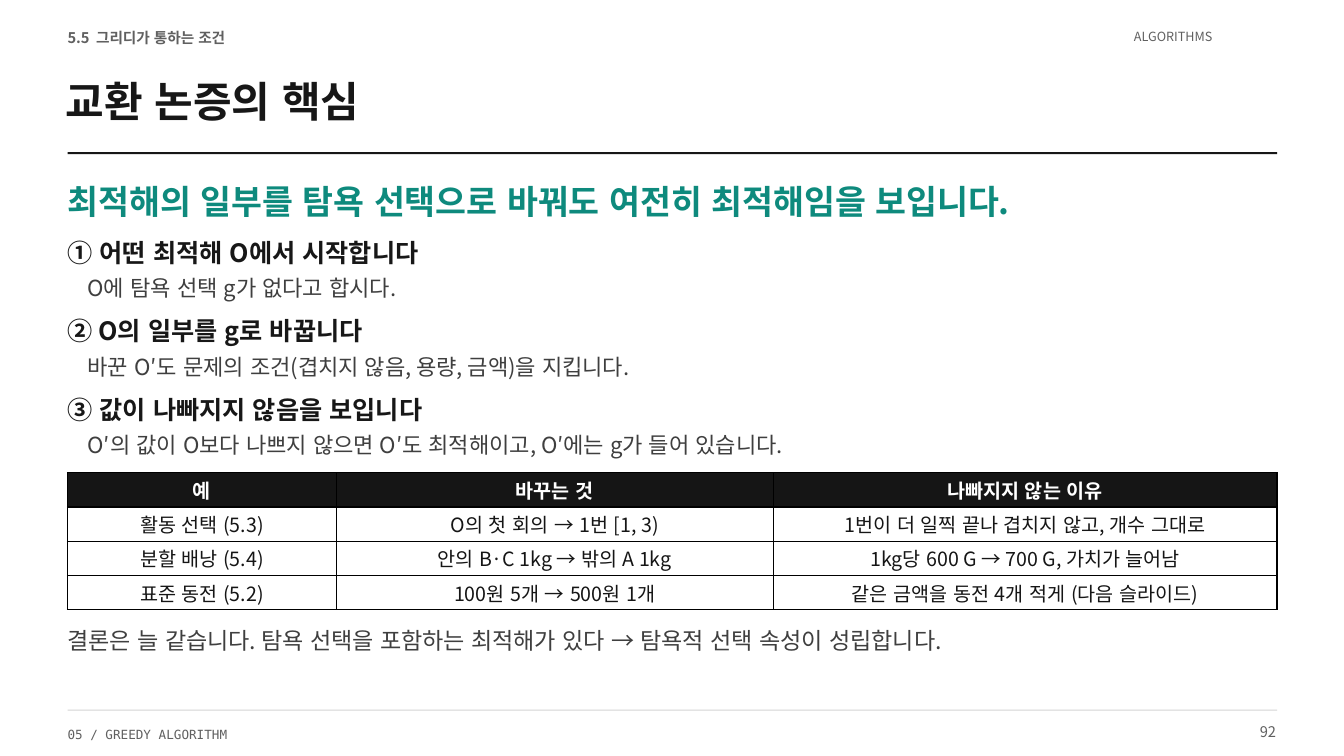
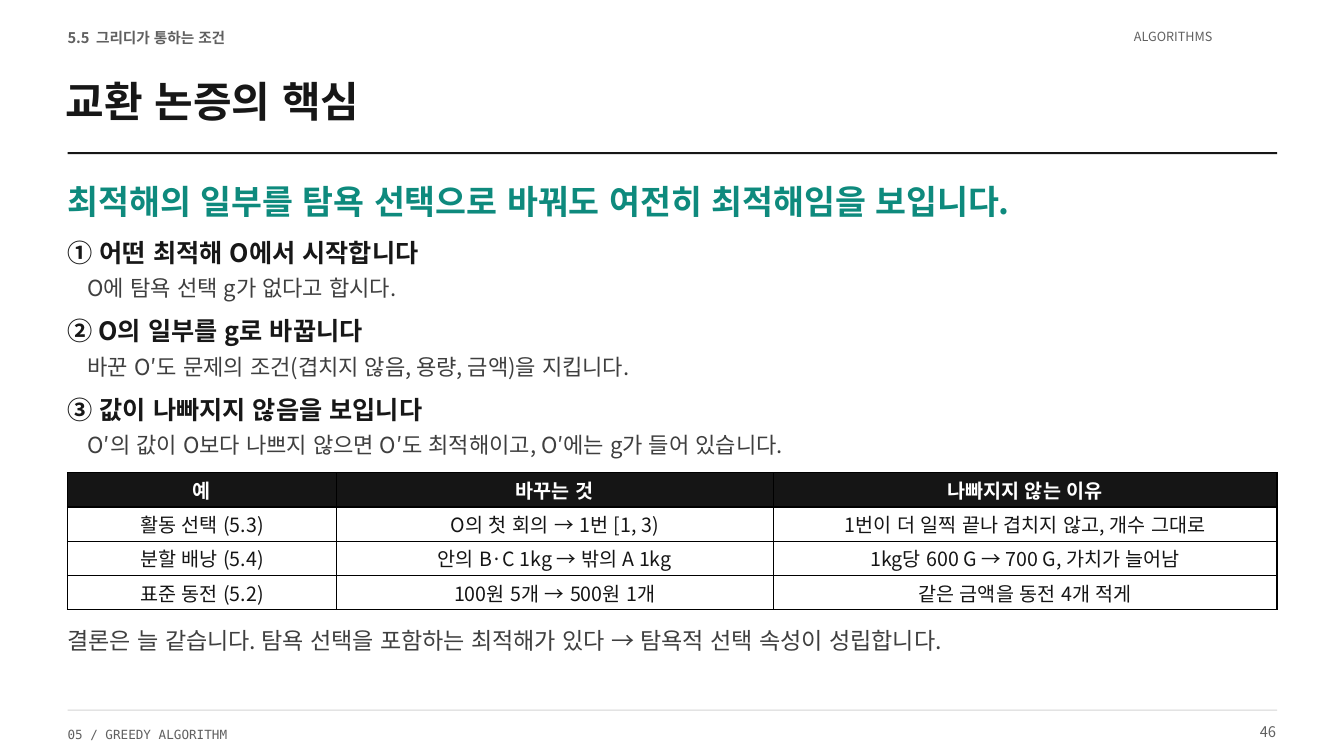
Before and after one commit to Sangdon-Park/Sangdon-Park.github.io, a slide deck: slide 46 of data/알고리즘/5장_그리디_알고리즘.pptx (slide 92 before the commit). Drawn at 1344x756 pixels with LibreOffice and Linux fonts; fonts in the diff are those of the drawing. Boxes give left, top, right and bottom in pixels: in the first picture for what was removed or moved away, otherwise in the second. Text is boxed around its words. In the diff, an @@ line names an element or a change of style, - is before the commit and + after.

```diff
--- a/data/알고리즘/5장_그리디_알고리즘.pptx
+++ b/data/알고리즘/5장_그리디_알고리즘.pptx
@@ table at (x1=68, y1=473, x2=1277, y2=610) @@
-row 4, column 3: 같은 금액을 동전 4개 적게 (다음 슬라이드)
+row 4, column 3: 같은 금액을 동전 4개 적게
@@ text at (x1=1260, y1=726, x2=1276, y2=737): text changed @@
-92
+46
```
Also in this commit, not shown: 67 other slides changed, 6 slides added, 128 slides removed, 5 other files.
